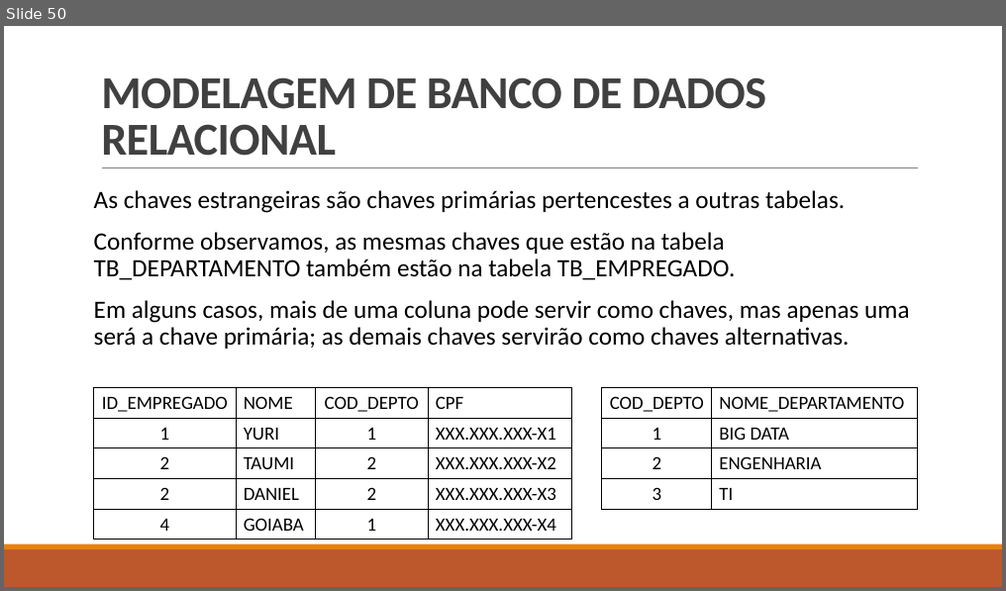
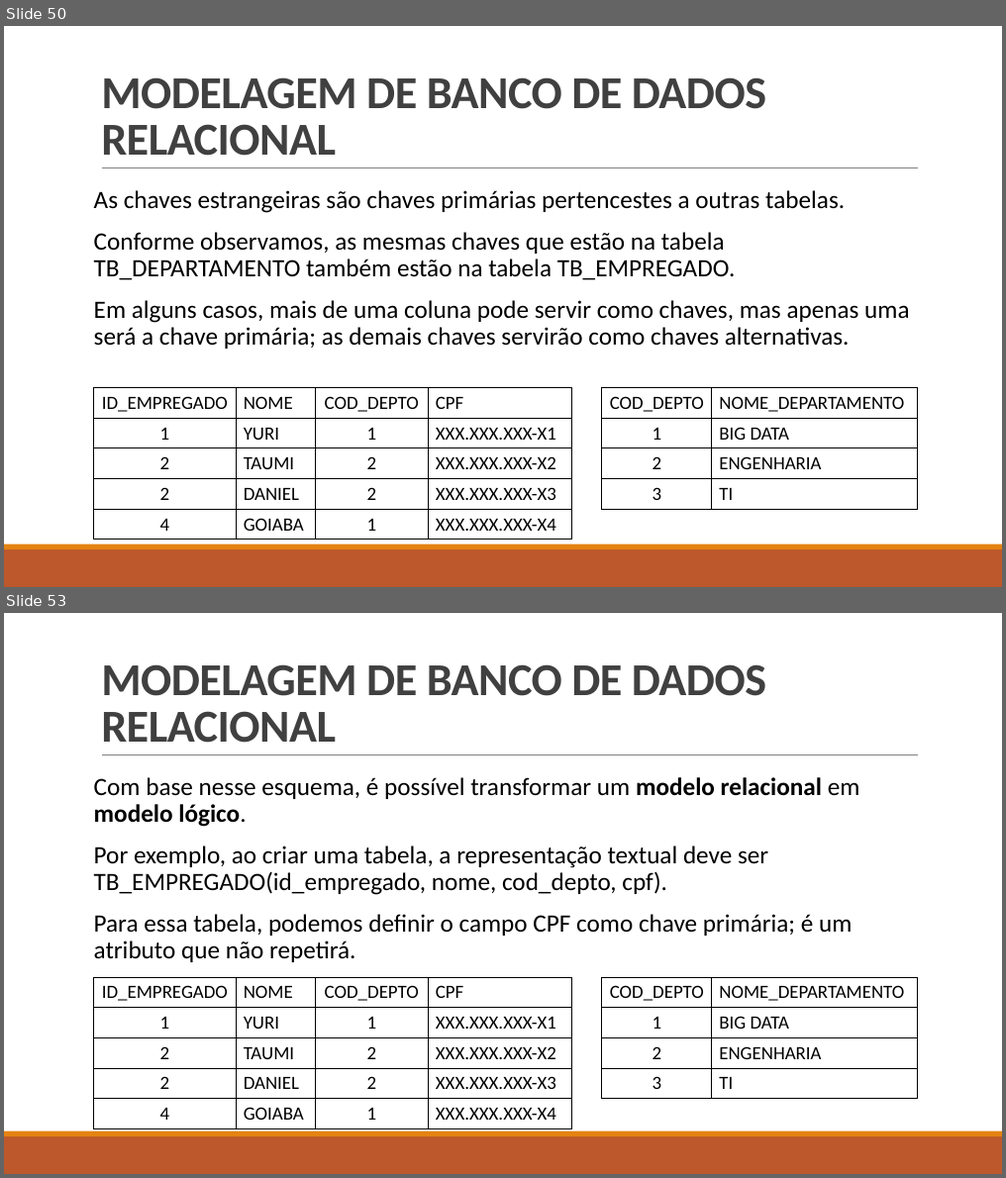
Before and after one commit to LucasHerculanoAmaro/Minhas-Aulas, a slide deck: Euripedes Simões de Paula/Banco de Dados/Aula 5/Projeto de banco de dados.pptx. Shown one above the other, each under a label of ours: slide 50 before the commit, slides 50 and 53 after it; the slides between them are not shown. The pictures are 1006x591 and 1006x1178 pixels, drawn with LibreOffice and Linux fonts; fonts in the diff are those of the drawing. Boxes give left, top, right and bottom in pixels: in the first picture for what was removed or moved away, otherwise in the second. Text is boxed around its words. In the diff, an @@ line names an element or a change of style, - is before the commit and + after.

Commit message:
Terminando a aula 5 de banco de dados e adicionando aula de dispositivos móveis

```diff
--- a/Euripedes Simões de Paula/Banco de Dados/Aula 5/Projeto de banco de dados.pptx
+++ b/Euripedes Simões de Paula/Banco de Dados/Aula 5/Projeto de banco de dados.pptx
@@ slide 53 added at [4,613,1002,1174], background #FFFFFF; not listed: 3 template elements that a slide beside it also shows @@
@@ title added at [101,664,766,743], 44 pt, text #404040, bold @@
+MODELAGEM DE BANCO DE DADOS RELACIONAL
@@ text added at [94,770,918,1129], fill #FFFFFF, outline #FFFFFF 1.25 pt, 24 pt, text #000000 @@
+Com base nesse esquema, é possível transformar um modelo relacional em modelo lógico.
+Por exemplo, ao criar uma tabela, a representação textual deve ser TB_EMPREGADO(id_empregado, nome, cod_depto, cpf).
+Para essa tabela, podemos definir o campo CPF como chave primária; é um atributo que não repetirá.
@@ table added at [94,977,572,1130], 5 rows, 4 columns @@
+ID_EMPREGADO | NOME | COD_DEPTO | CPF
+1 | YURI | 1 | XXX.XXX.XXX-X1
+2 | TAUMI | 2 | XXX.XXX.XXX-X2
+2 | DANIEL | 2 | XXX.XXX.XXX-X3
+4 | GOIABA | 1 | XXX.XXX.XXX-X4
@@ table added at [602,977,918,1099], 4 rows, 2 columns @@
+COD_DEPTO | NOME_DEPARTAMENTO
+1 | BIG DATA
+2 | ENGENHARIA
+3 | TI
```
Also in this commit, not shown: 2 slides changed, 4 other slides added, 5 other files.
